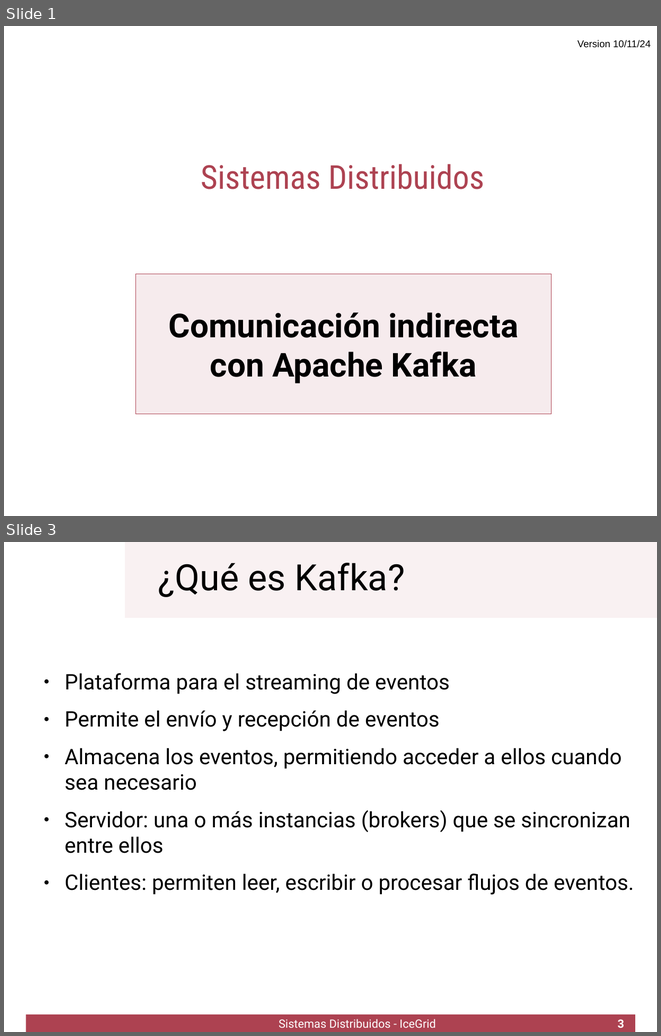
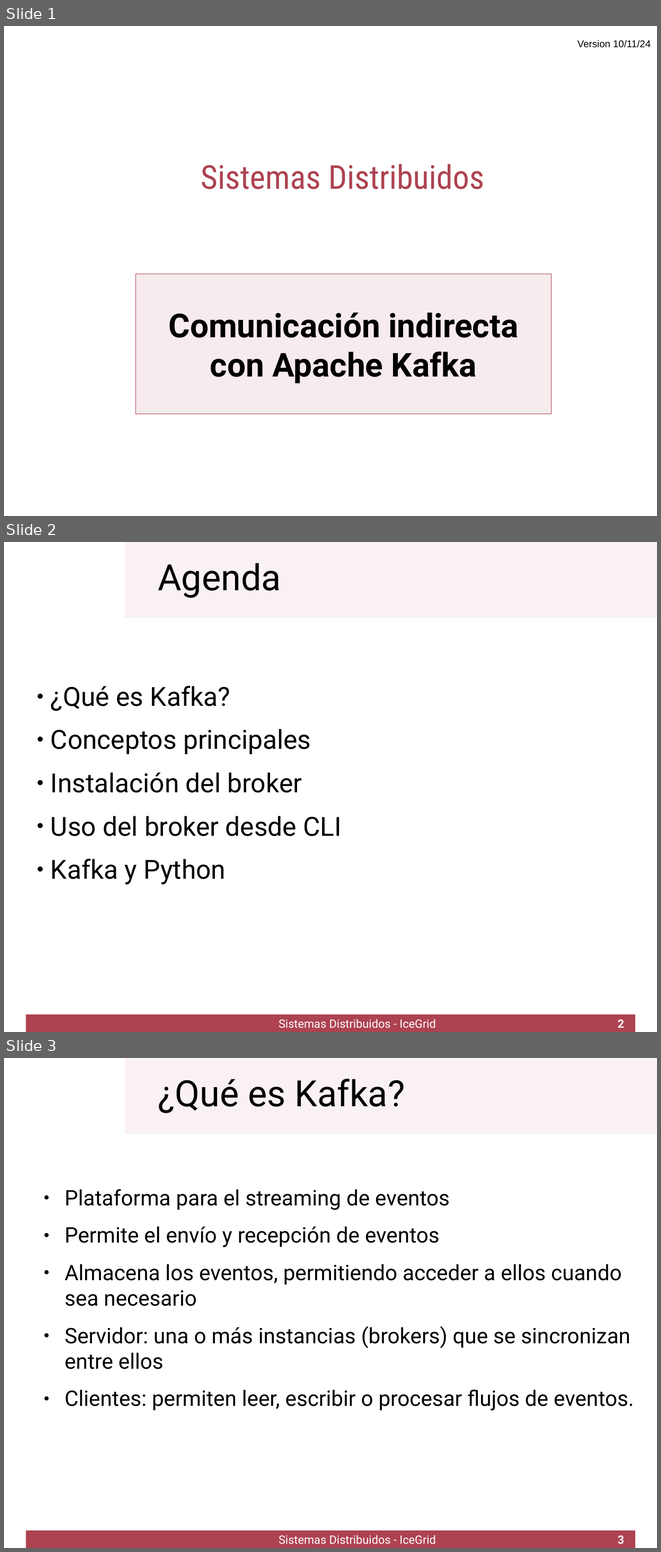
Before and after one commit to UCLM-ESI/ssdd.kafka-lab, a slide deck: kafka1.odp. Shown one above the other, each under a label of ours: slides 1 and 3 before the commit, slides 1, 2 and 3 after it; the slides between them are not shown. The pictures are 661x1036 and 661x1552 pixels, drawn with LibreOffice and Linux fonts; fonts in the diff are those of the drawing; background and template pictures are left out. Boxes give left, top, right and bottom in pixels: in the first picture for what was removed or moved away, otherwise in the second. Text is boxed around its words. In the diff, an @@ line names an element or a change of style, - is before the commit and + after.

```diff
--- a/kafka1.odp
+++ b/kafka1.odp
@@ slide 2 added at bbox=[4, 542, 657, 1032], background #FFFFFF; not listed: 2 template elements that a slide beside it also shows @@
@@ title added at bbox=[158, 563, 281, 598], 44 pt, text #000000 @@
+Agenda
@@ text added at bbox=[51, 686, 342, 884], 32 pt, text #000000 @@
+● ¿Qué es Kafka?
+● Conceptos principales
+● Instalación del broker
+● Uso del broker desde CLI
+● Kafka y Python
@@ text added at bbox=[279, 1018, 436, 1027], 14 pt, text #FFFFFF @@
+Sistemas Distribuidos - IceGrid
@@ page number added at bbox=[618, 1019, 624, 1027], 14 pt, text #FFFFFF, bold @@
+2
```
Also in this commit, not shown: 3 slides changed, 1 other slide added, 1 slide removed.
